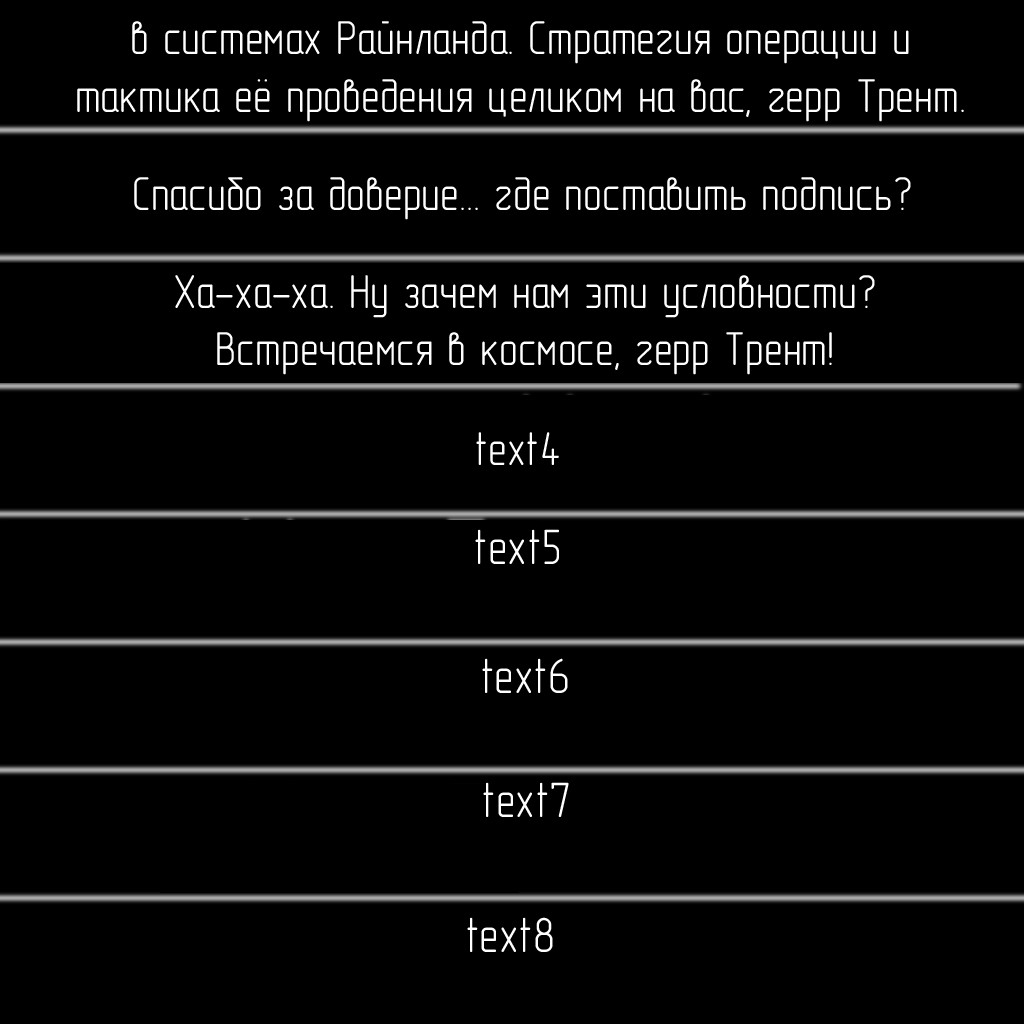
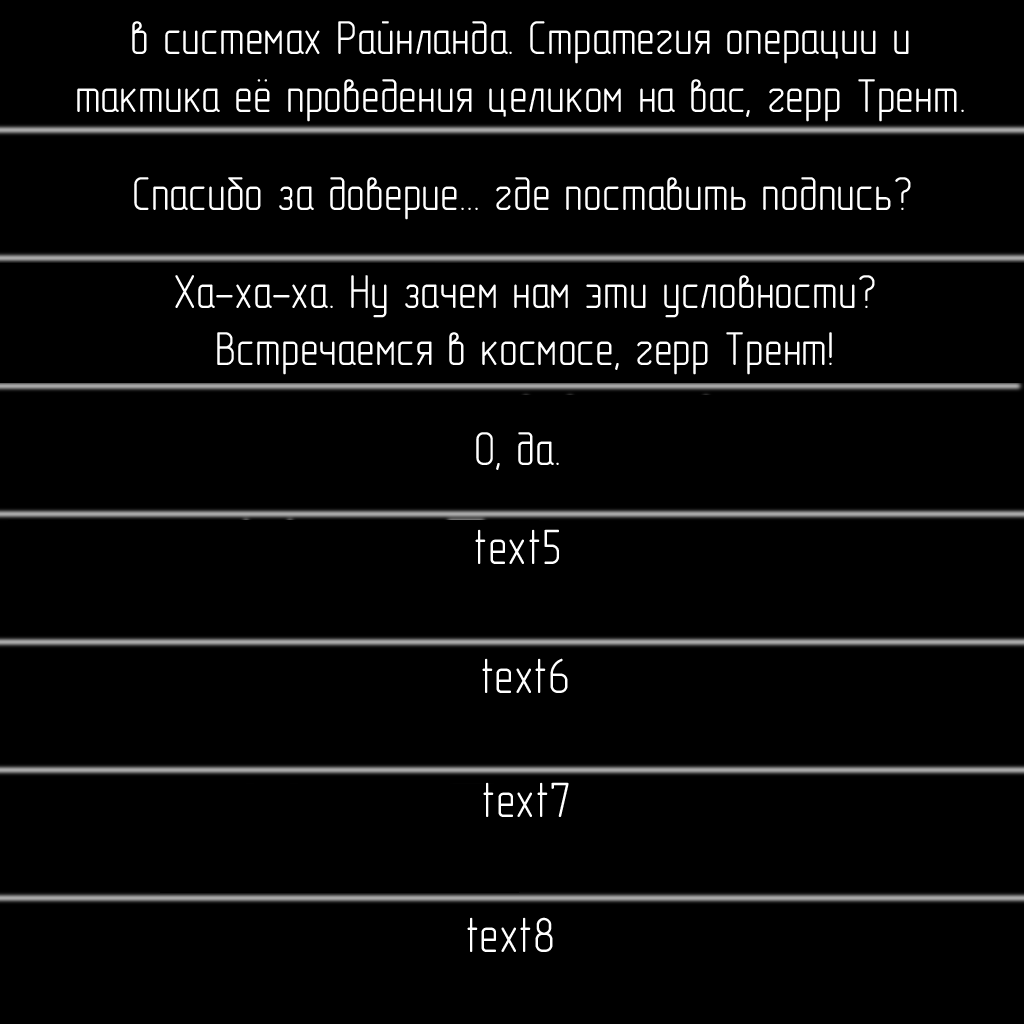
Comparing the layer stacks of the two (1024, 1024) images. Changes:
renamed "text4" to "О, да.", painted on it over [476, 432, 559, 470]
